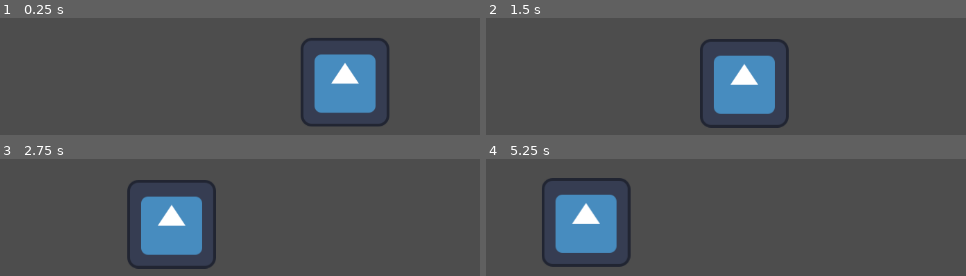
Above: before the commit, frames 1-4 (two rows, left to right).
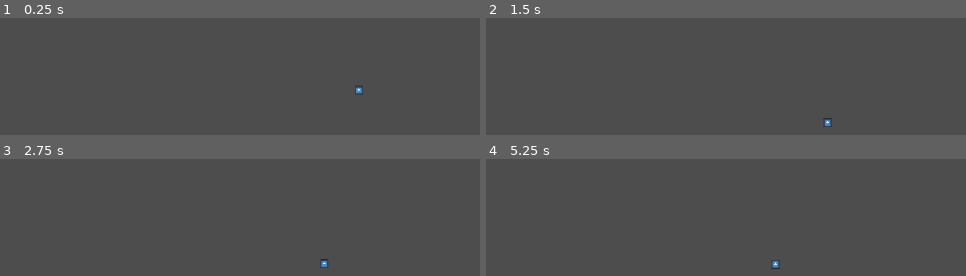
Above: after the commit, the same moments.

Repository: rasmussvala/Bigmode-Game-Jam-2025
Game: Godot game, scene res://scenes/enemy_test_scene.tscn
Two runs of this game, one before a commit and one after it. Both use one fixed random seed, a clock stepped at 60 frames per second and the inputs below. This scene is started directly instead of the project's main scene. The engine's default icon, where the game draws it, is replaced by a stand-in: a white triangle on a blue panel in a dark square.
Inputs:
- Up to frame 1 (0.25 s): no input
- Up to frame 2 (1.5 s): hold D (move_right) from 0.53 s (still down); tap Space (jump) at 0.77 s
- Up to frame 3 (2.75 s): tap Space (jump) at 1.52 s; release D (move_right) at 2.03 s; hold A (move_left) from 2.03 s (still down)
- Up to frame 4 (5.25 s): release A (move_left) at 2.78 s; hold D (move_right) 2.78-4.28 s; tap Space (jump) at 3.02, 3.77, 4.52 s; hold A (move_left) 4.28-5.03 s; hold D (move_right) from 5.03 s (still down)

The runs differ from the first frame. In frame 1, 8.1% of the frame differs, in the area x 62-82%, y 17-93%; in frame 2, 8.3%; in frame 3, 8.3%; in frame 4, 8.6%, in the area x 11-62%, y 16-95%.

Commit message:
fixed enemy size and collision detection

Diff:
--- a/scenes/enemy.tscn
+++ b/scenes/enemy.tscn
@@ -1,12 +1,19 @@
-[gd_scene load_steps=4 format=3 uid="uid://kitx24ssv88o"]
+[gd_scene load_steps=6 format=3 uid="uid://kitx24ssv88o"]
 
 [ext_resource type="Script" path="res://scripts/enemy.gd" id="1_haa7n"]
 [ext_resource type="Texture2D" uid="uid://176j5603seo6" path="res://assets/icon.svg" id="1_ypuru"]
+[ext_resource type="PackedScene" uid="uid://fuekg0vgkssg" path="res://scenes/killzone.tscn" id="3_i44bv"]
 
 [sub_resource type="RectangleShape2D" id="RectangleShape2D_bl2n1"]
 size = Vector2(129, 128)
 
+[sub_resource type="RectangleShape2D" id="RectangleShape2D_np4lp"]
+size = Vector2(140, 90)
+
 [node name="Enemy" type="CharacterBody2D"]
+scale = Vector2(0.1, 0.1)
+collision_layer = 4
+collision_mask = 3
 script = ExtResource("1_haa7n")
 
 [node name="CollisionShape2D" type="CollisionShape2D" parent="."]
@@ -17,5 +24,14 @@
 texture = ExtResource("1_ypuru")
 
 [node name="GroundRay" type="RayCast2D" parent="."]
-position = Vector2(-66, 0)
+position = Vector2(-73.28, 0)
 target_position = Vector2(0, 85)
+collision_mask = 2
+
+[node name="Killzone" parent="." instance=ExtResource("3_i44bv")]
+
+[node name="CollisionShape2D" type="CollisionShape2D" parent="Killzone"]
+position = Vector2(0, -25)
+scale = Vector2(1, 1)
+shape = SubResource("RectangleShape2D_np4lp")
+debug_color = Color(0.984314, 0, 0, 0.419608)
--- a/scenes/enemy_test_scene.tscn
+++ b/scenes/enemy_test_scene.tscn
@@ -8,6 +8,8 @@
 position = Vector2(547, 454)
 
 [node name="StaticBody2D" type="StaticBody2D" parent="."]
+collision_layer = 2
+collision_mask = 0
 
 [node name="CollisionPolygon2D" type="CollisionPolygon2D" parent="StaticBody2D"]
 position = Vector2(99, -18)
--- a/scripts/enemy.gd
+++ b/scripts/enemy.gd
@@ -1,6 +1,6 @@
 extends CharacterBody2D
 
-var speed: float = -100.0
+var speed: float = -20.0
 var gravity: float = ProjectSettings.get_setting("physics/2d/default_gravity")
 var facing_right: bool = false
 
